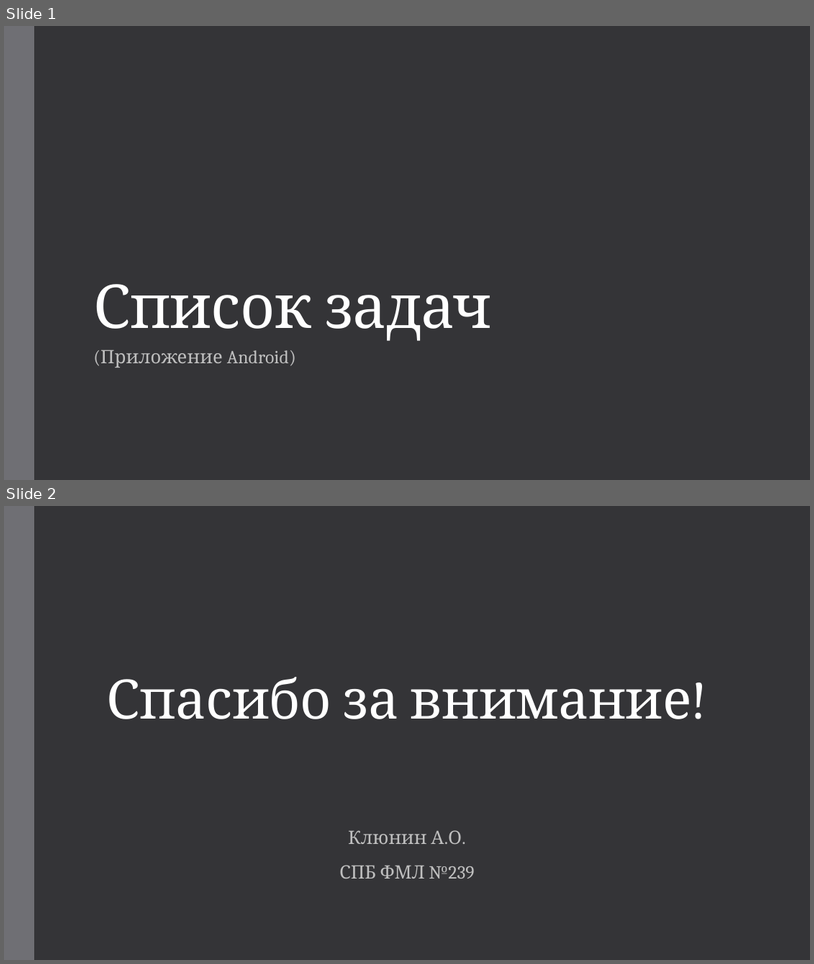
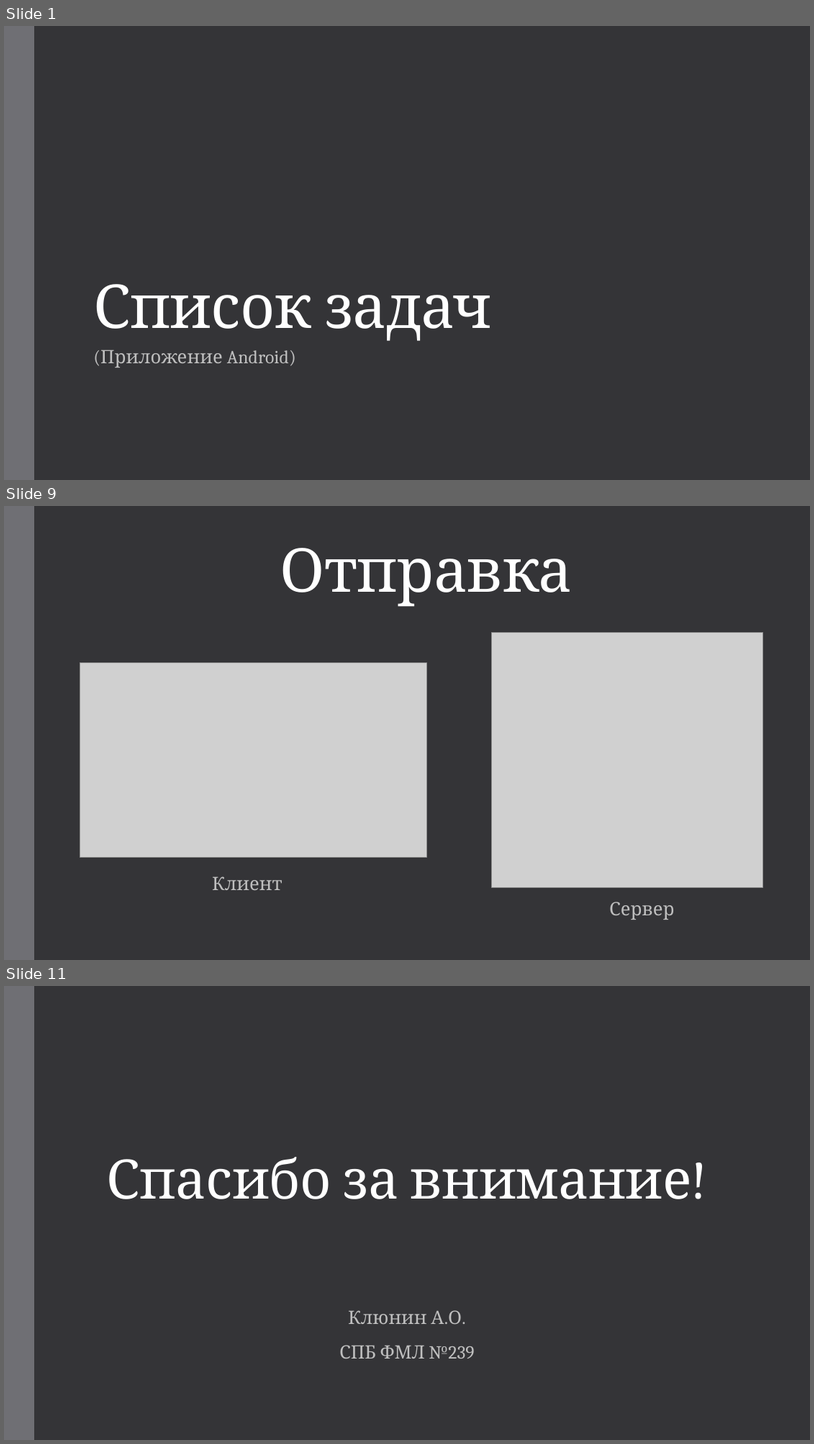
Before and after one commit to aoklyunin/AndroidTaskList, a slide deck: report/СПб_239_Клюнин.pptx. Shown one above the other, each under a label of ours: slides 1 and 2 before the commit, slides 1, 9 and 11 after it; the slides between them are not shown. The pictures are 814x964 and 814x1444 pixels, drawn with LibreOffice and Linux fonts; fonts in the diff are those of the drawing; grey boxes stand for pictures. Boxes give left, top, right and bottom in pixels: in the first picture for what was removed or moved away, otherwise in the second. Text is boxed around its words. In the diff, an @@ line names an element or a change of style, - is before the commit and + after.

```diff
--- a/report/СПб_239_Клюнин.pptx
+++ b/report/СПб_239_Клюнин.pptx
@@ slide 9 added at [4,506,810,960], background #353537; not listed: 1 template element that a slide beside it also shows @@
@@ title added at [280,548,573,606], 72 pt, text #FFFFFF @@
+Отправка
@@ picture added at [492,633,764,887] @@
@@ picture added at [80,662,427,857] @@
@@ subtitle added at [212,876,283,890], 22 pt, text #BFBFBF @@
+Клиент
@@ text added at [610,901,674,919], 22 pt, text #BFBFBF @@
+Сервер
@@ what was slide 2 is now slide 11 @@
```
Also in this commit, not shown: 8 other slides added, 13 other files.
